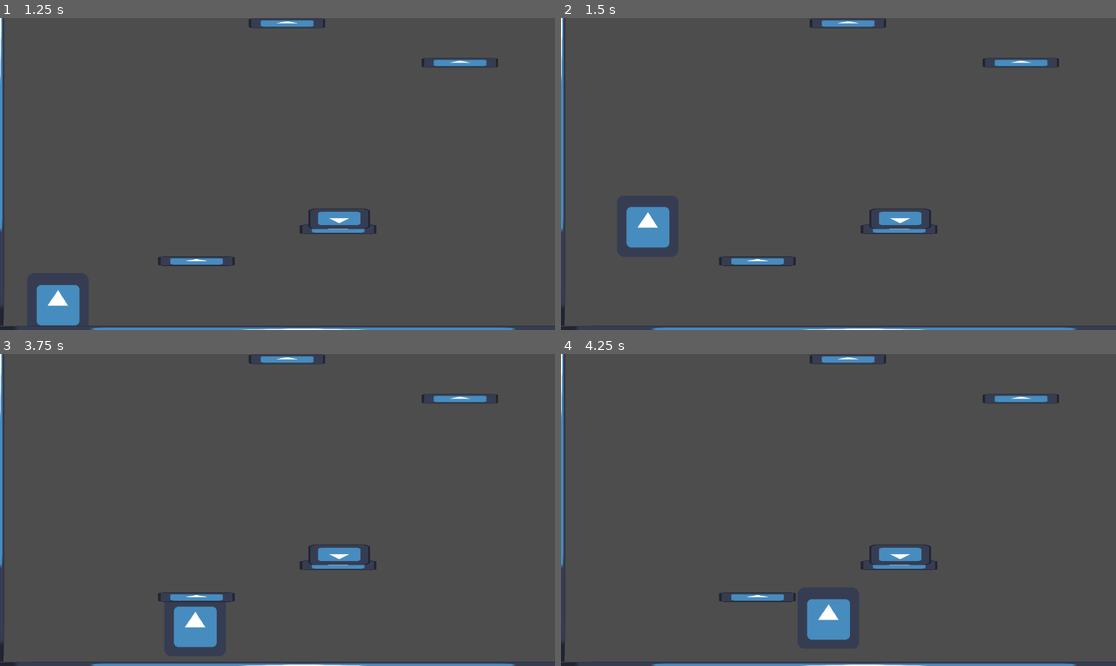
Above: before the commit, frames 1-4 (two rows, left to right).
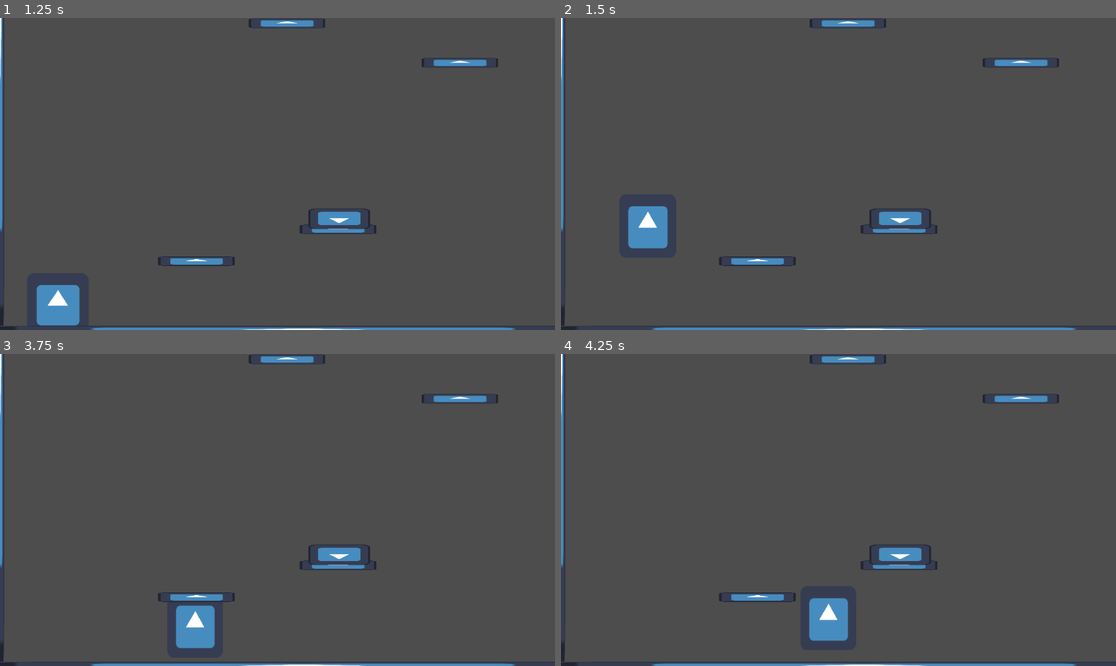
Above: after the commit, the same moments.

Repository: Gl13ch/testGame
Game: Godot game, scene res://main.tscn
Two runs of this game, one before a commit and one after it. Both use one fixed random seed, a clock stepped at 60 frames per second and the inputs below. The engine's default icon, where the game draws it, is replaced by a stand-in: a white triangle on a blue panel in a dark square.
Inputs:
- Up to frame 1 (1.25 s): click "Play" at 0.5 s
- Up to frame 2 (1.5 s): tap Enter (ui_accept) at 1.25, 1.35 s; hold Right (ui_right) from 1.28 s (still down)
- Up to frame 3 (3.75 s): tap Enter (ui_accept) at 1.52, 1.82, 2.1, 2.27, 2.57, 2.85, 3.6 s; release Right (ui_right) at 2.78 s; hold Left (ui_left) 2.78-3.53 s; hold Right (ui_right) from 3.53 s (still down)
- Up to frame 4 (4.25 s): keep holding Right (ui_right); tap Enter (ui_accept) at 3.77, 4.07 s

Frame 1 is identical in both runs. In frame 2, 0.1% of the frame differs, in the area x 11-20%, y 60-74%; in frame 3, 0.2%, in the area x 31-40%, y 80-95%; in frame 4, 0.2%.

Commit message:
added 2 player animations

Diff:
--- a/GodotTheRobot.gd
+++ b/GodotTheRobot.gd
@@ -3,6 +3,7 @@
 @export var SPEED = 300.0
 @export var JUMP_VELOCITY = -400.0
 var BOUNCE_VELOCITY = -1000.0
+@onready var animation_player = $AnimationPlayer
 
 # Get the gravity from the project settings to be synced with RigidBody nodes.
 var gravity = ProjectSettings.get_setting("physics/2d/default_gravity")
@@ -15,6 +16,7 @@
 	# Handle jump.
 	if Input.is_action_just_pressed("ui_accept") and is_on_floor():
 		velocity.y = JUMP_VELOCITY
+		animation_player.play("jump")
 
 	# Get the input direction and handle the movement/deceleration.
 	# As good practice, you should replace UI actions with custom gameplay actions.
@@ -36,5 +38,6 @@
 func _on_bounce_pad_body_entered(body):
 	if body == self:
 		velocity.y = BOUNCE_VELOCITY
+		animation_player.play("bouncepad_launch")
 		print("bounce")
 		pass # Replace with function body.
--- a/LevelThree.tscn
+++ b/LevelThree.tscn
@@ -135,3 +135,5 @@
 position = Vector2(648, 405)
 scale = Vector2(1, -0.33)
 script = null
+
+[connection signal="body_entered" from="BouncePad" to="GodotTheRobot2" method="_on_bounce_pad_body_entered"]
--- a/LevelTwo.tscn
+++ b/LevelTwo.tscn
@@ -142,3 +142,5 @@
 
 [node name="CollisionPolygon2D" type="CollisionPolygon2D" parent="RedEnemy/RedEnemyHitbox"]
 polygon = PackedVector2Array(-23, -40, -11, -45, -5, -35, 5, -35, 10, -45, 22, -41, 21, -30, 30, -23, 39, -28, 48, -17, 42, -9, 42, 25, 40, 31, 35, 37, 24, 43, 13, 45, -11, 45, -21, 43, -30, 40, -38, 34, -42, 27, -42, -9, -48, -17, -39, -28, -31, -23, -22, -30)
+
+[connection signal="body_entered" from="RedEnemy/RedEnemyHitbox" to="GodotTheRobot" method="_on_red_enemy_hitbox_body_entered"]
--- a/godot_the_robot.tscn
+++ b/godot_the_robot.tscn
@@ -1,7 +1,51 @@
-[gd_scene load_steps=3 format=3 uid="uid://depdcntyt0g68"]
+[gd_scene load_steps=7 format=3 uid="uid://depdcntyt0g68"]
 
 [ext_resource type="Script" path="res://GodotTheRobot.gd" id="1_qbe1h"]
 [ext_resource type="Texture2D" uid="uid://cj0tqlh8alcmx" path="res://godotMan.png" id="2_bi8u1"]
+
+[sub_resource type="Animation" id="Animation_cidls"]
+resource_name = "jump"
+length = 0.3
+tracks/0/type = "value"
+tracks/0/imported = false
+tracks/0/enabled = true
+tracks/0/path = NodePath("Sprite2D:scale")
+tracks/0/interp = 1
+tracks/0/loop_wrap = true
+tracks/0/keys = {
+"times": PackedFloat32Array(0, 0.1, 0.3),
+"transitions": PackedFloat32Array(0.148651, 3.24901, 1),
+"update": 0,
+"values": [Vector2(1, 1), Vector2(0.9, 1.05), Vector2(1, 1)]
+}
+
+[sub_resource type="Animation" id="Animation_hjoy1"]
+resource_name = "idle"
+length = 0.5
+loop_mode = 1
+
+[sub_resource type="Animation" id="Animation_5m8nq"]
+resource_name = "bouncepad_launch"
+length = 0.6
+tracks/0/type = "value"
+tracks/0/imported = false
+tracks/0/enabled = true
+tracks/0/path = NodePath("Sprite2D:scale")
+tracks/0/interp = 1
+tracks/0/loop_wrap = true
+tracks/0/keys = {
+"times": PackedFloat32Array(0, 0.3, 0.6),
+"transitions": PackedFloat32Array(0.450625, 2, 1),
+"update": 0,
+"values": [Vector2(1, 1), Vector2(0.7, 1.3), Vector2(1, 1)]
+}
+
+[sub_resource type="AnimationLibrary" id="AnimationLibrary_8ig1s"]
+_data = {
+"bouncepad_launch": SubResource("Animation_5m8nq"),
+"idle": SubResource("Animation_hjoy1"),
+"jump": SubResource("Animation_cidls")
+}
 
 [node name="GodotTheRobot" type="CharacterBody2D"]
 position = Vector2(63, 579)
@@ -19,3 +63,8 @@
 limit_left = -57
 limit_right = 1200
 limit_bottom = 637
+
+[node name="AnimationPlayer" type="AnimationPlayer" parent="."]
+libraries = {
+"": SubResource("AnimationLibrary_8ig1s")
+}
